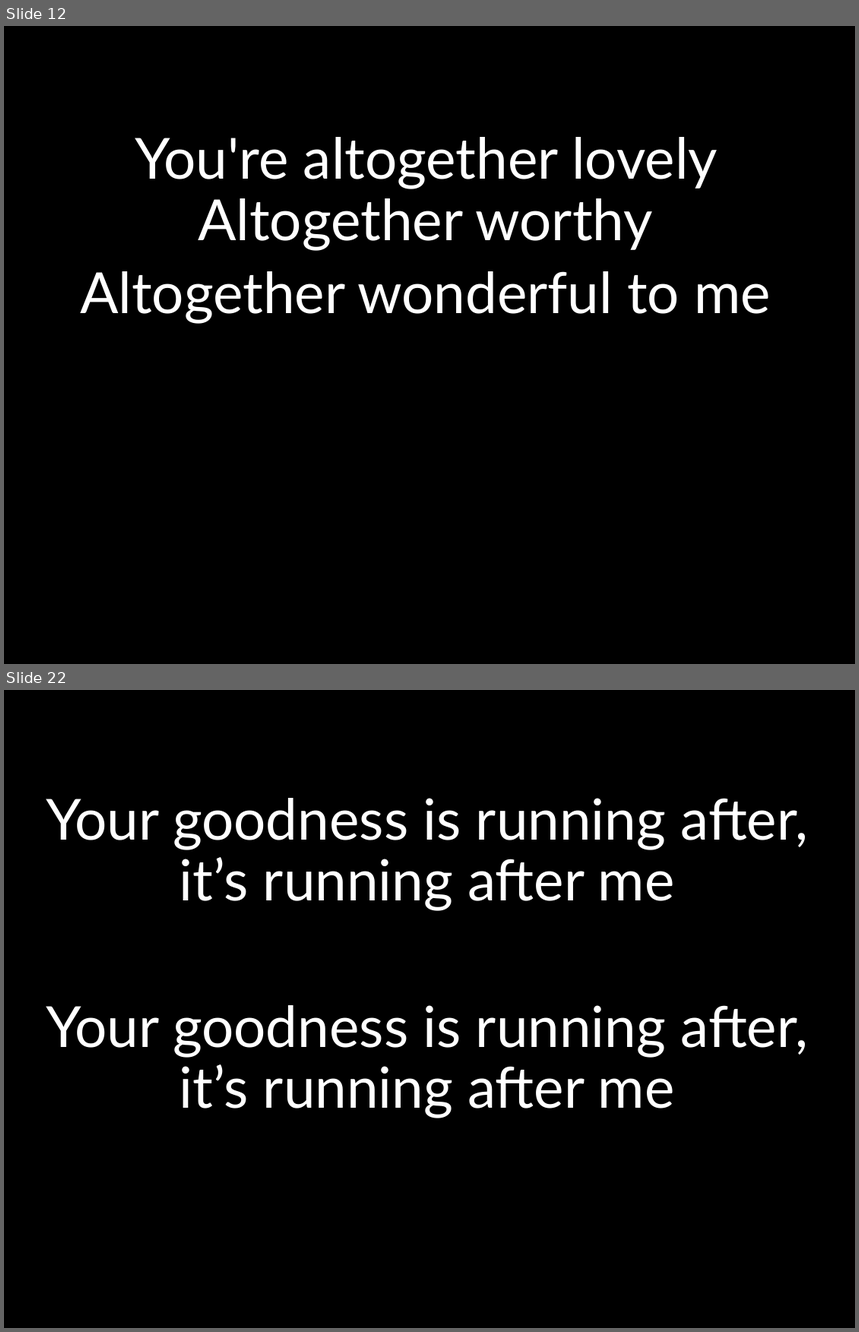
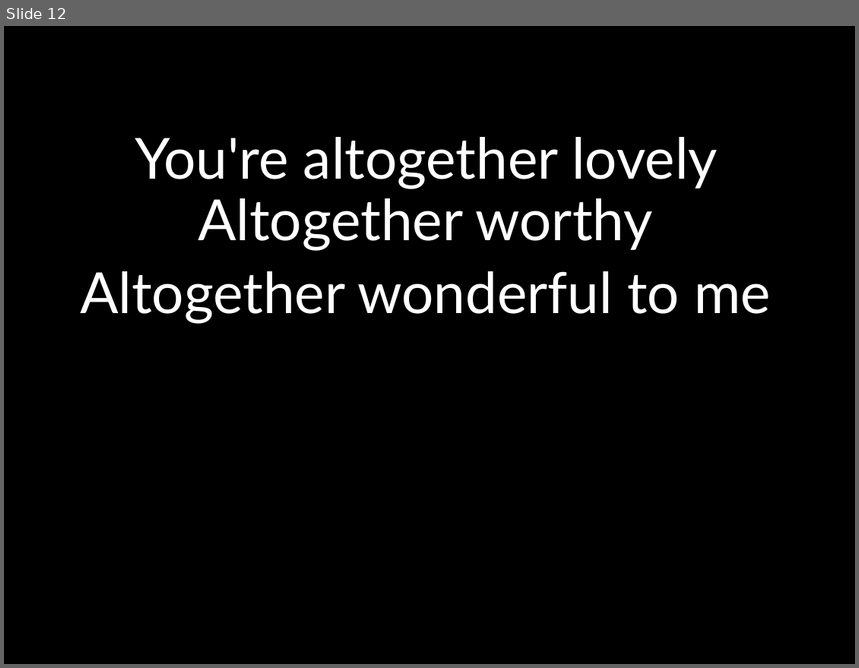
Before and after one commit to kendall412/worship, a slide deck: Here I am to Worship.pptx. Shown one above the other, each under a label of ours: slides 12 and 22 before the commit, slide 12 after it; the slides between them are not shown. The pictures are 859x1332 and 859x668 pixels, drawn with LibreOffice and Linux fonts; fonts in the diff are those of the drawing. Boxes give left, top, right and bottom in pixels: in the first picture for what was removed or moved away, otherwise in the second. Text is boxed around its words. In the diff, an @@ line names an element or a change of style, - is before the commit and + after.

```diff
--- a/Here I am to Worship.pptx
+++ b/Here I am to Worship.pptx
@@ slide 22 removed at (4,690,855,1328), background #000000 @@
@@ subtitle removed at (46,798,808,1119) @@
-Your goodness is running after, it’s running after me
-Your goodness is running after, it’s running after me
```
Also in this commit, not shown: 45 other slides removed, 2 other files.
